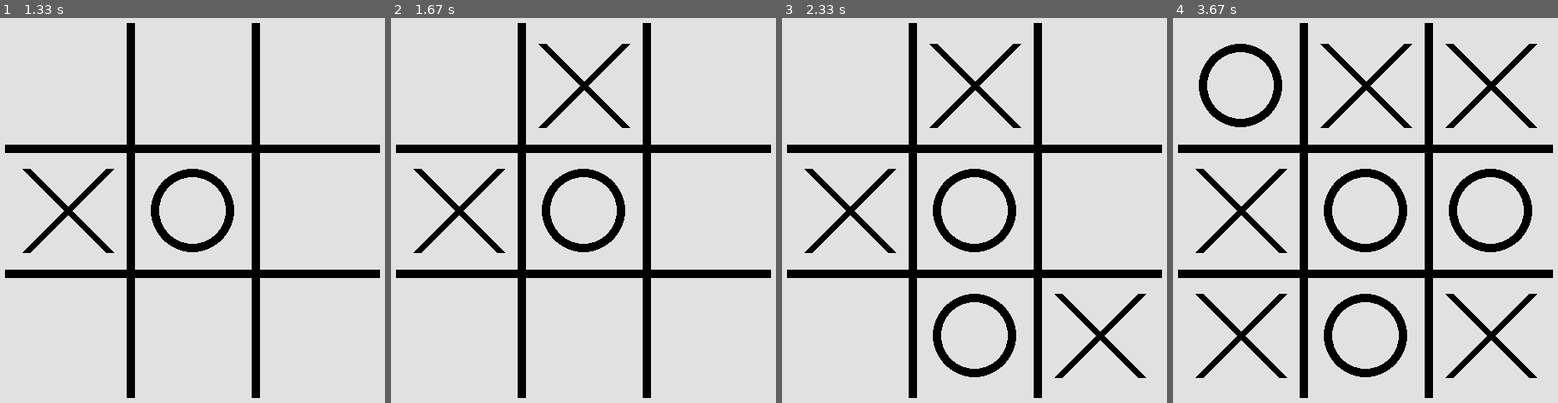
Above: before the commit, frames 1-4 (left to right).
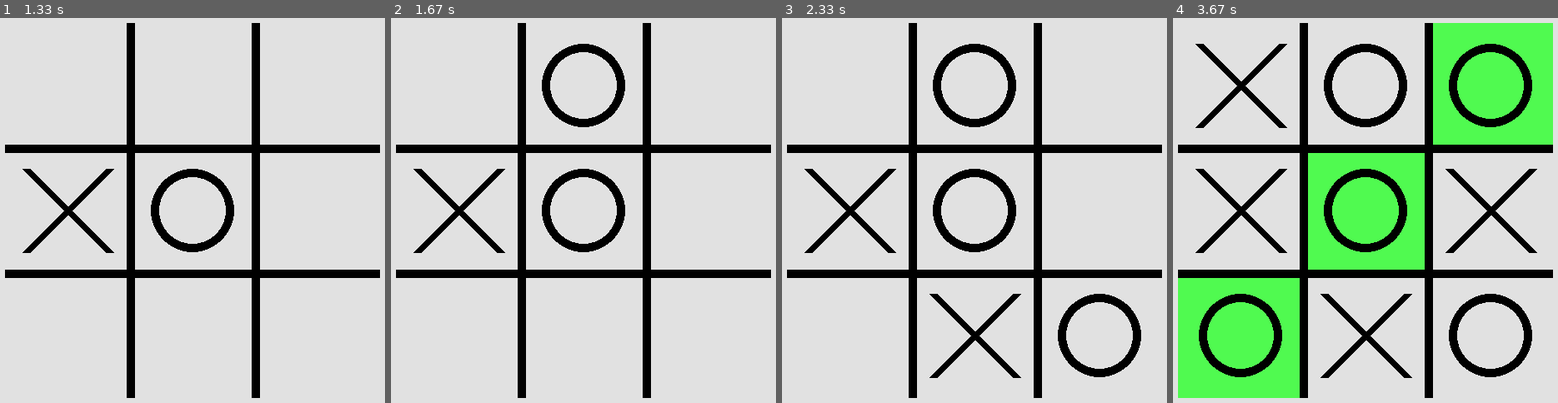
Above: after the commit, the same moments.

Repository: quanta-kt/pygame-tictactoe
Game: pygame game, started from tictactoe/__main__.py
The game is run twice, just before and just after one commit, with the same random seed, the same clock (stepped at 60 frames per second) and the same inputs.
Inputs (mouse positions are in pixels of both pictures, inside the frame that each line leads up to):
- Up to frame 1 (1.33 s): click (192, 210) at 0.38 s; click (92, 214) at 0.72 s; click (242, 245) at 1.05 s
- Up to frame 2 (1.67 s): click (591, 71) at 1.38 s
- Up to frame 3 (2.33 s): click (955, 318) at 1.75 s; click (1082, 275) at 2.22 s
- Up to frame 4 (3.67 s): click (1473, 172) at 2.55 s; click (1454, 137) at 2.88 s; click (1242, 129) at 3.22 s; click (1265, 283) at 3.55 s

Frame 1 is identical in both runs. In frame 2, 2.0% of the frame differs, in the area x 38-63%, y 6-29%; in frame 3, 5.9%; in frame 4, 37%, in the area x 1-99%, y 1-99%.

Commit message:
Disallow placing signs on occupied cells

Diff:
--- a/tictactoe/app.py
+++ b/tictactoe/app.py
@@ -51,6 +51,11 @@
             x, y = pos
             row = int((y - constants.EDGE_BORDER) // (self.board_surface.get_width() / 3))
             col = int((x - constants.EDGE_BORDER) // (self.board_surface.get_height() / 3))
+
+            # Check if cell is occupied
+            if self.board[row][col] != -1:
+                return
+
             self.board[row][col] = self.player_turn
             self.player_turn = 0 if self.player_turn == 1 else 1
             pygame.display.update()
